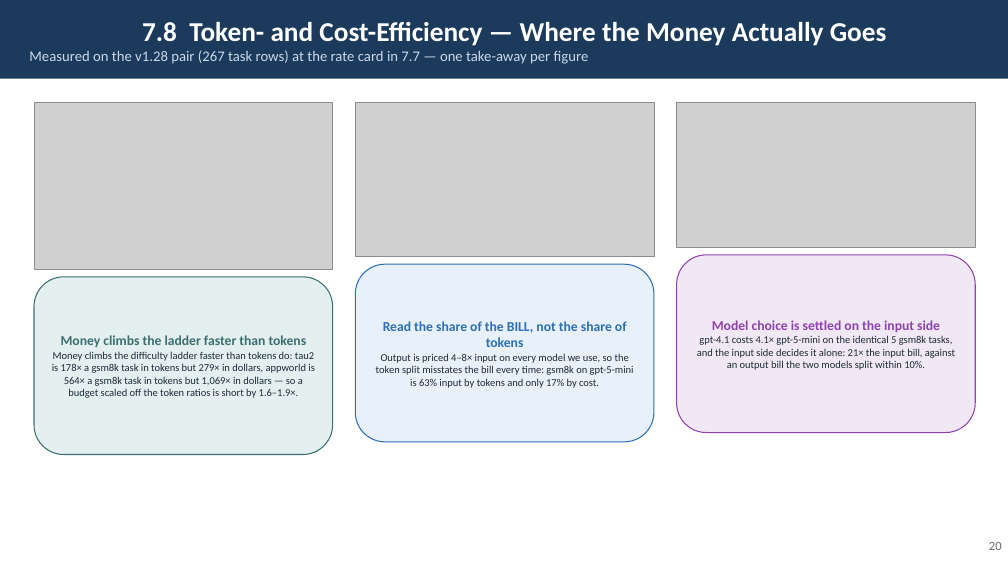
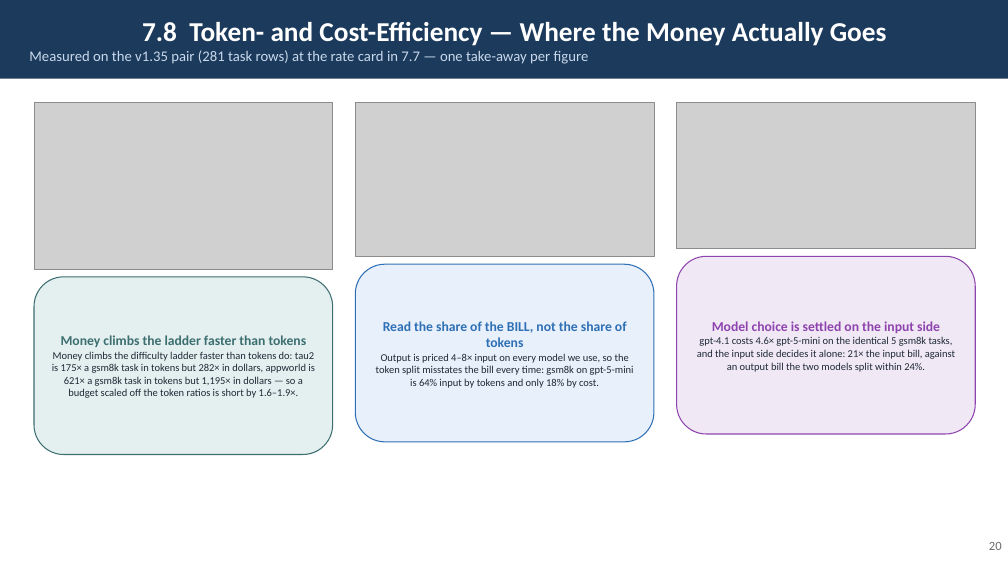
Before and after one commit to rossoctl/autobench, a slide deck: slide 20 of docs/AutoBench.pptx. Drawn at 1008x567 pixels with LibreOffice and Linux fonts; fonts in the diff are those of the drawing; grey boxes stand for pictures. Boxes give left, top, right and bottom in pixels: in the first picture for what was removed or moved away, otherwise in the second. Text is boxed around its words. In the diff, an @@ line names an element or a change of style, - is before the commit and + after.

```diff
--- a/docs/AutoBench.pptx
+++ b/docs/AutoBench.pptx
@@ text in rectangle at (29, 50, 589, 64): text changed @@
-Measured on the v1.28 pair (267 task rows) at the rate card in 7.7 — one take-away per figure
+Measured on the v1.35 pair (281 task rows) at the rate card in 7.7 — one take-away per figure
@@ text in rounded rectangle at (52, 351, 314, 398): text changed @@
-Money climbs the difficulty ladder faster than tokens do: tau2 is 178× a gsm8k task in tokens but 279× in dollars, appworld is 564× a gsm8k task in tokens but 1,069× in dollars — so a budget scaled off the token ratios is short by 1.6–1.9×.
+Money climbs the difficulty ladder faster than tokens do: tau2 is 175× a gsm8k task in tokens but 282× in dollars, appworld is 621× a gsm8k task in tokens but 1,195× in dollars — so a budget scaled off the token ratios is short by 1.6–1.9×.
@@ text in rounded rectangle at (376, 353, 634, 388): text changed @@
-Output is priced 4–8× input on every model we use, so the token split misstates the bill every time: gsm8k on gpt-5-mini is 63% input by tokens and only 17% by cost.
+Output is priced 4–8× input on every model we use, so the token split misstates the bill every time: gsm8k on gpt-5-mini is 64% input by tokens and only 18% by cost.
@@ text in rounded rectangle at (697, 336, 955, 372): text changed @@
-gpt-4.1 costs 4.1× gpt-5-mini on the identical 5 gsm8k tasks, and the input side decides it alone: 21× the input bill, against an output bill the two models split within 10%.
+gpt-4.1 costs 4.6× gpt-5-mini on the identical 5 gsm8k tasks, and the input side decides it alone: 21× the input bill, against an output bill the two models split within 24%.
```
Also in this commit, not shown: 18 other slides changed, 4 other files.
